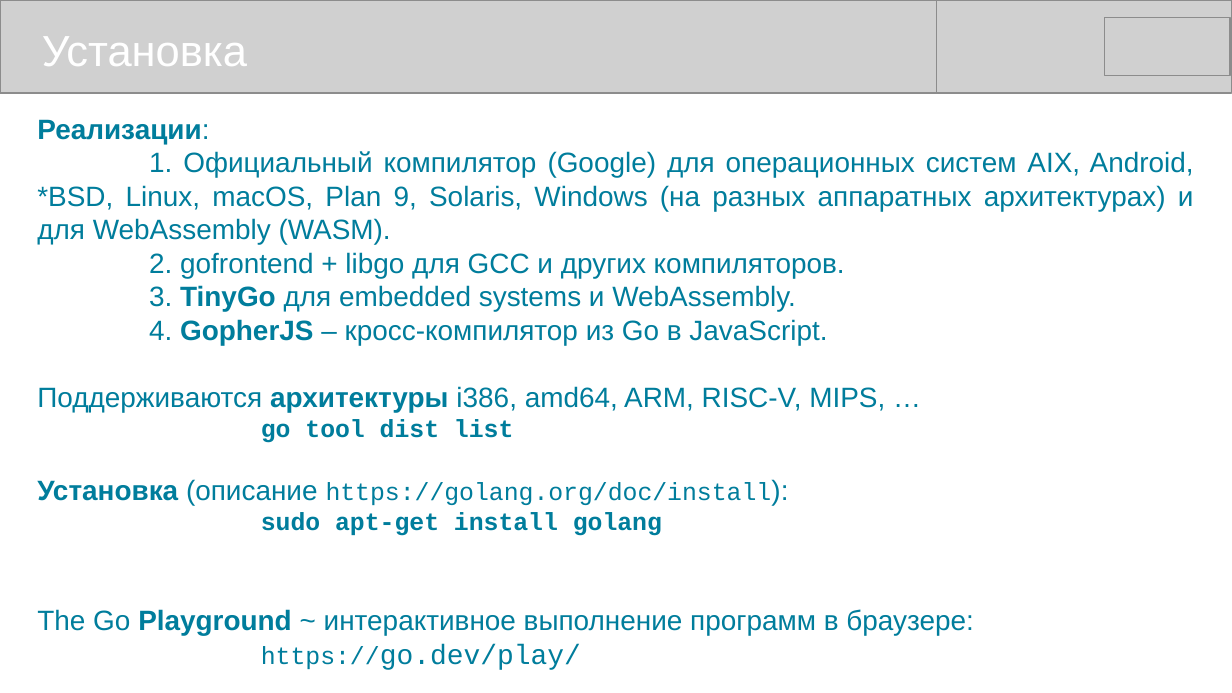
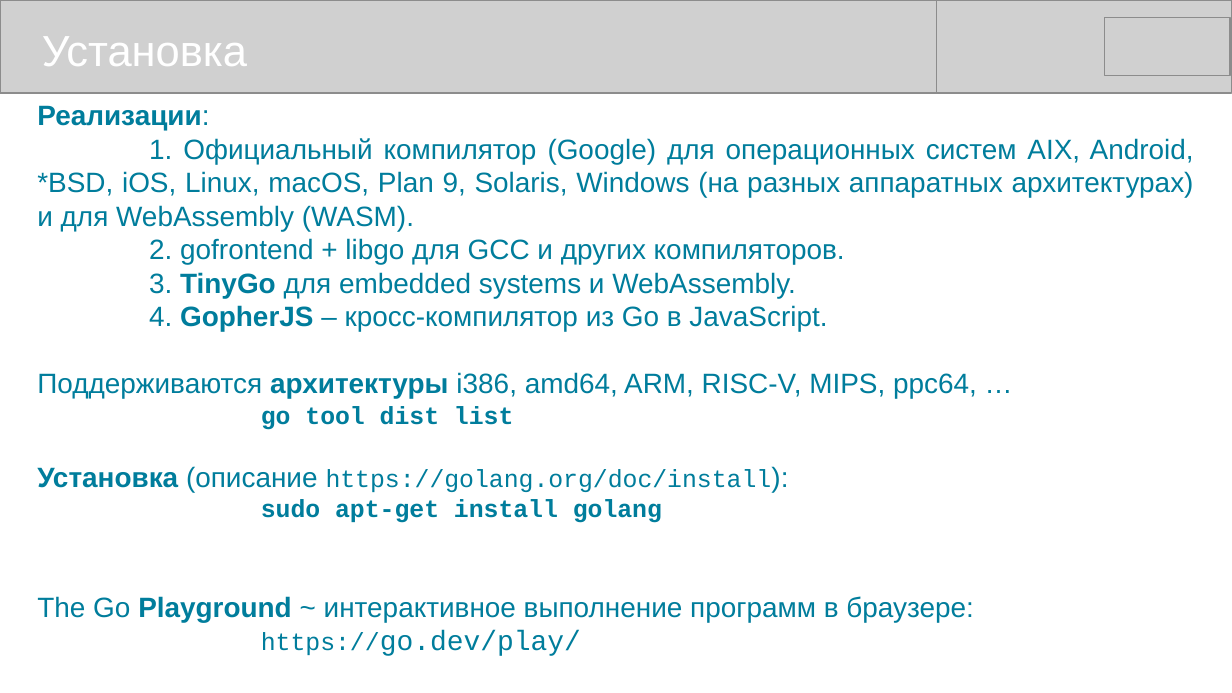
Before and after one commit to mike-shock/Go_language, a slide deck: slide 7 of Go_Intro.odp. Drawn at 1232x693 pixels with LibreOffice and Linux fonts; fonts in the diff are those of the drawing; grey boxes stand for pictures. Boxes give left, top, right and bottom in pixels: in the first picture for what was removed or moved away, otherwise in the second. Text is boxed around its words. In the diff, an @@ line names an element or a change of style, - is before the commit and + after.

```diff
--- a/Go_Intro.odp
+++ b/Go_Intro.odp
@@ text "Реализации:": place and size @@
-text "Реализации:" at (37,119,1194,670)
+text "Реализации:" at (37,105,1194,656)
@@ text at (37,138,1194,231): text changed @@
-1. Официальный компилятор (Google) для операционных систем AIX, Android, *BSD, Linux, macOS, Plan 9, Solaris, Windows (на разных аппаратных архитектурах) и для WebAssembly (WASM).
+1. Официальный компилятор (Google) для операционных систем AIX, Android, *BSD, iOS, Linux, macOS, Plan 9, Solaris, Windows (на разных аппаратных архитектурах) и для WebAssembly (WASM).
@@ text at (37,372,977,399): text changed @@
-Поддерживаются архитектуры i386, amd64, ARM, RISC-V, MIPS, …
+Поддерживаются архитектуры i386, amd64, ARM, RISC-V, MIPS, ppc64, …
```
Also in this commit, not shown: 38 other slides changed.
